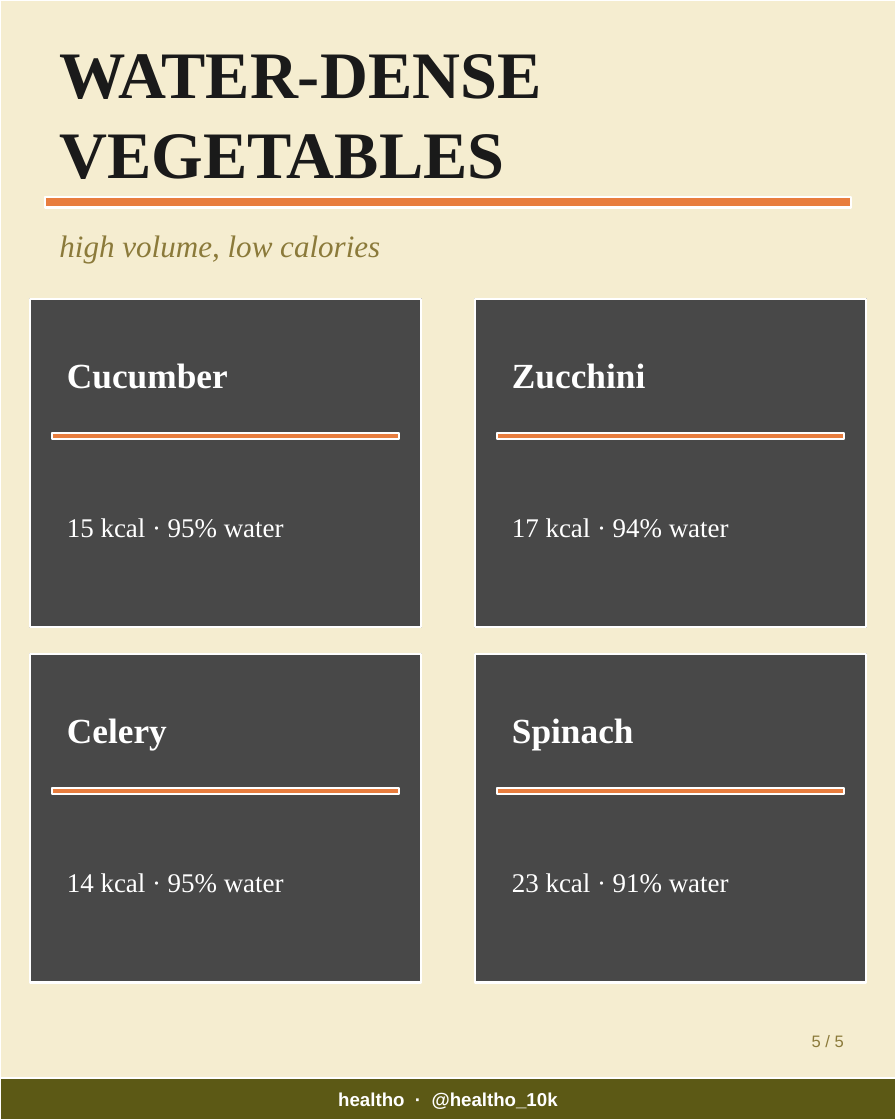
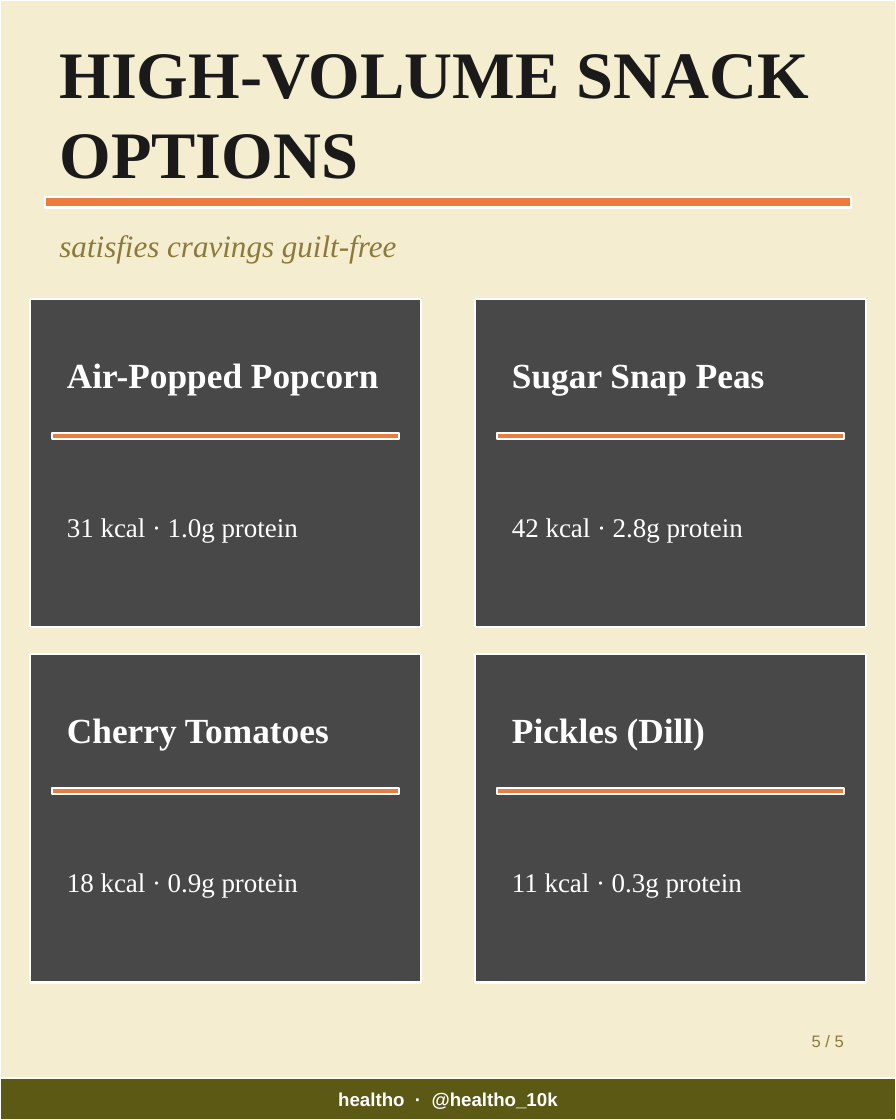
Before and after one commit to healtho-app/healtho, a slide deck: slide 5 of automation/output/latest-carousel.pptx. Drawn at 896x1120 pixels with LibreOffice and Linux fonts; fonts in the diff are those of the drawing; grey boxes stand for pictures. Boxes give left, top, right and bottom in pixels: in the first picture for what was removed or moved away, otherwise in the second. Text is boxed around its words. In the diff, an @@ line names an element or a change of style, - is before the commit and + after.

```diff
--- a/automation/output/latest-carousel.pptx
+++ b/automation/output/latest-carousel.pptx
@@ text at bbox=[59, 54, 808, 179]: text changed @@
-WATER-DENSE VEGETABLES
+HIGH-VOLUME SNACK OPTIONS
@@ text at bbox=[59, 235, 396, 263]: text changed @@
-high volume, low calories
+satisfies cravings guilt-free
@@ text at bbox=[67, 363, 378, 395]: text changed @@
-Cucumber
+Air-Popped Popcorn
@@ text at bbox=[512, 364, 765, 395]: text changed @@
-Zucchini
+Sugar Snap Peas
@@ text at bbox=[67, 518, 298, 542]: text changed @@
-15 kcal · 95% water
+31 kcal · 1.0g protein
@@ text at bbox=[512, 518, 743, 542]: text changed @@
-17 kcal · 94% water
+42 kcal · 2.8g protein
@@ text at bbox=[67, 718, 329, 750]: text changed @@
-Celery
+Cherry Tomatoes
@@ text at bbox=[512, 718, 705, 750]: text changed @@
-Spinach
+Pickles (Dill)
@@ text at bbox=[67, 873, 298, 898]: text changed @@
-14 kcal · 95% water
+18 kcal · 0.9g protein
@@ text at bbox=[512, 873, 742, 898]: text changed @@
-23 kcal · 91% water
+11 kcal · 0.3g protein
```
Also in this commit, not shown: 4 other slides changed, 5 other files.
